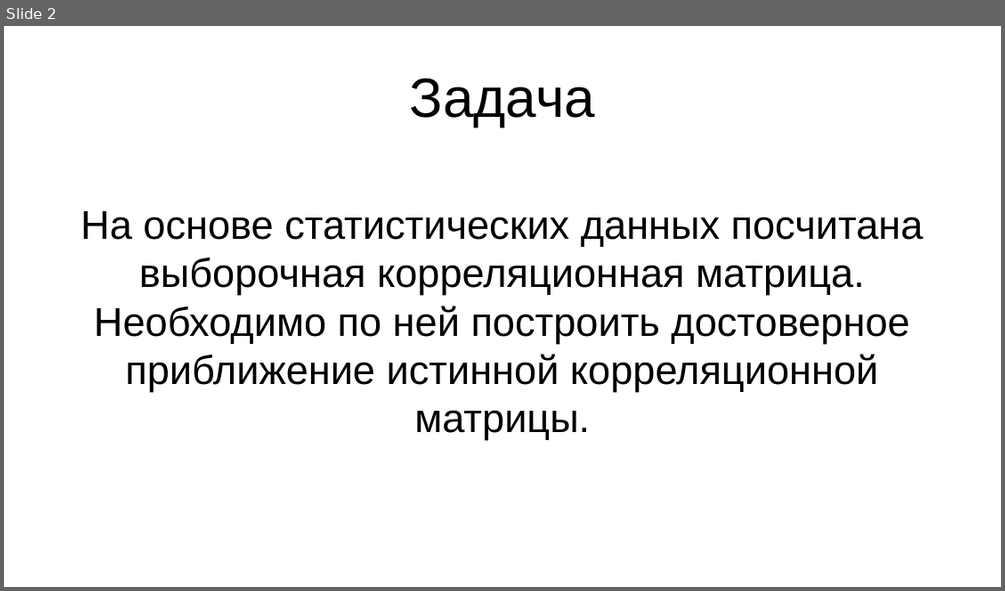
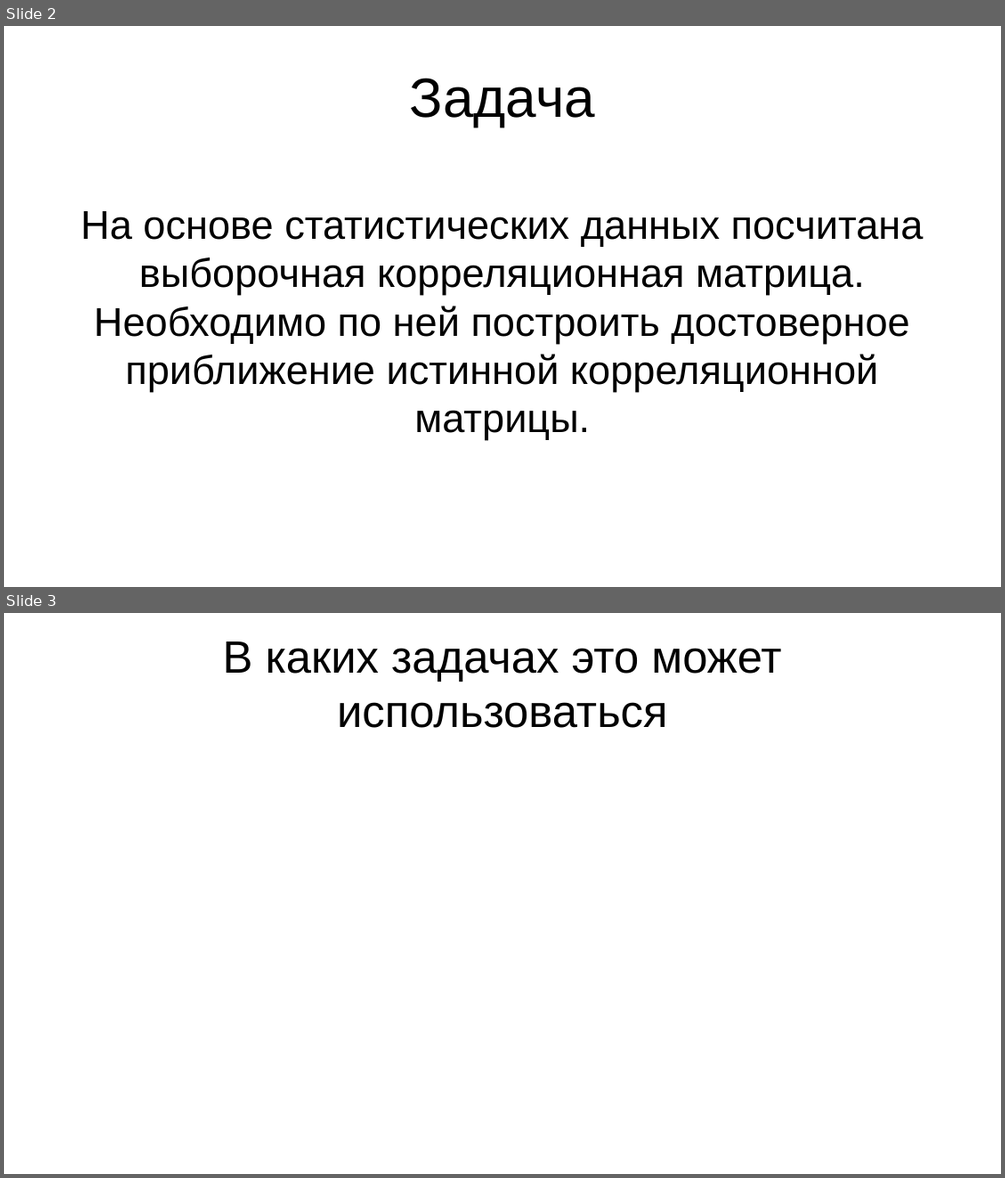
Before and after one commit to Apollon76/dempster_algorithm, a slide deck: Презентация.pptx. Shown one above the other, each under a label of ours: slide 2 before the commit, slides 2 and 3 after it. The pictures are 1005x591 and 1005x1178 pixels, drawn with LibreOffice and Linux fonts; fonts in the diff are those of the drawing. Boxes give left, top, right and bottom in pixels: in the first picture for what was removed or moved away, otherwise in the second. Text is boxed around its words. In the diff, an @@ line names an element or a change of style, - is before the commit and + after.

```diff
--- a/Презентация.pptx
+++ b/Презентация.pptx
@@ slide 3 added at (4,613,1001,1174), background #FFFFFF @@
@@ text added at (223,641,781,728), 36 pt, text #000000 @@
+В каких задачах это может использоваться
```
Also in this commit, not shown: 3 other slides added.
